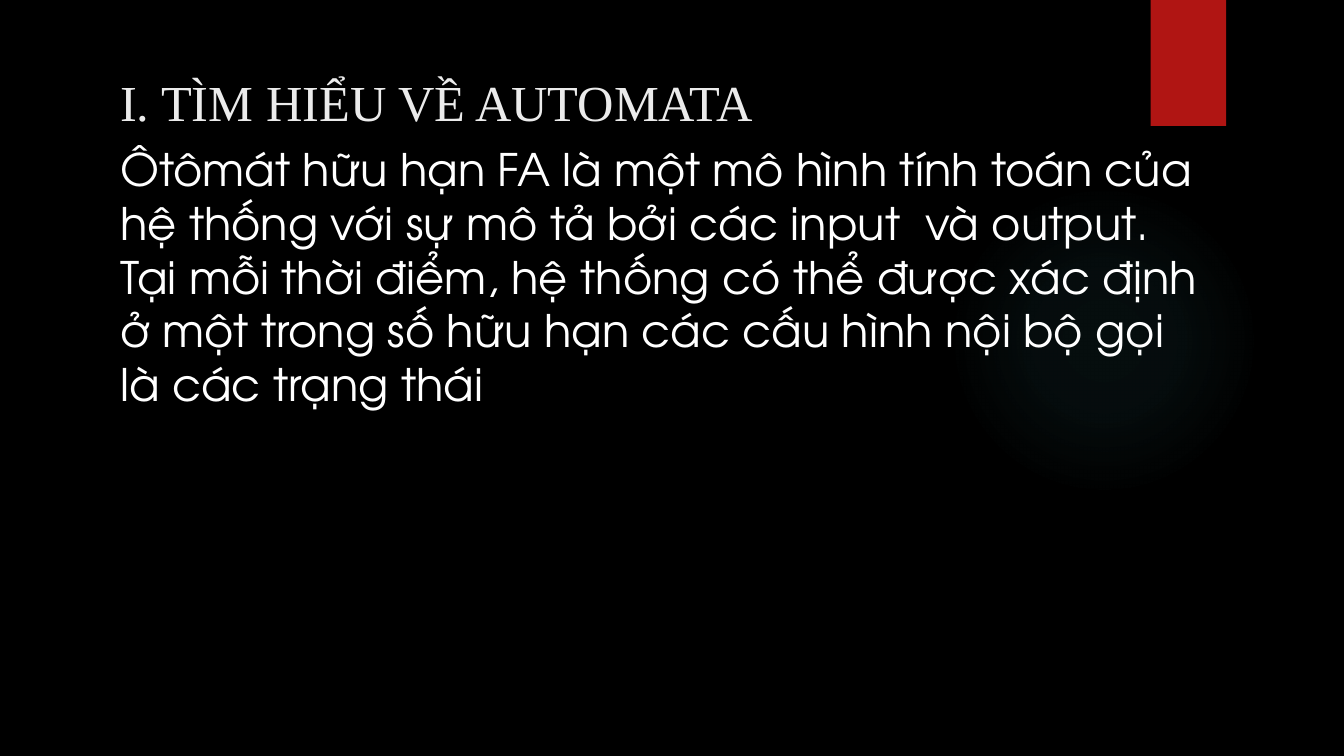
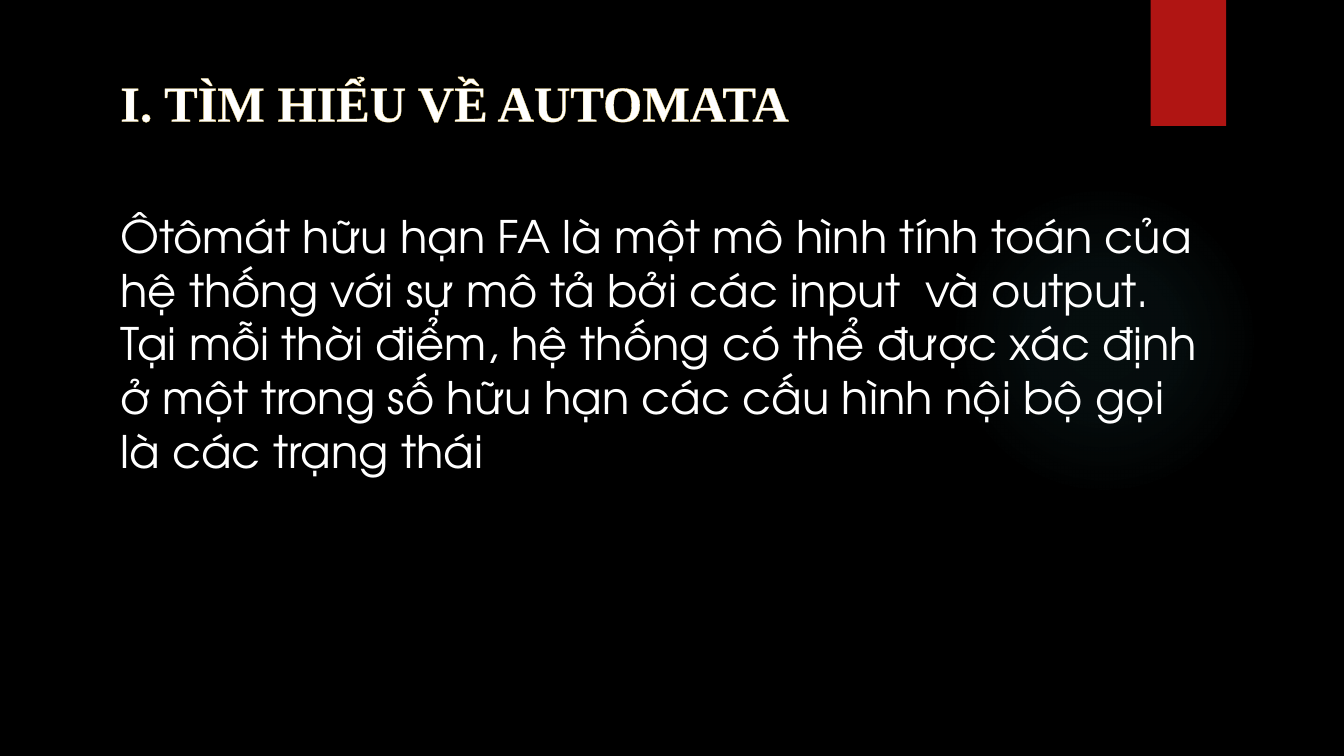
Before and after one commit to bahao113/TieuLuanNNHTvaTinhToan, a slide deck: slide 2 of bao cao.pptx. Drawn at 1344x756 pixels with LibreOffice and Linux fonts; fonts in the diff are those of the drawing; background and template pictures are left out. Boxes give left, top, right and bottom in pixels: in the first picture for what was removed or moved away, otherwise in the second. Text is boxed around its words. In the diff, an @@ line names an element or a change of style, - is before the commit and + after.

```diff
--- a/bao cao.pptx
+++ b/bao cao.pptx
@@ text "I. TÌM HIỂU VỀ AUTOMATA" at (x1=120, y1=82, x2=789, y2=123): text colour #EBEBEB to #FFFFFF, letter outline none to #F0D47F 0.52 pt, bold on @@
@@ subtitle "Ôtômát hữu hạn FA là ..." moved from (x1=120, y1=145, x2=1196, y2=411) to (x1=120, y1=212, x2=1196, y2=478) @@
```
Also in this commit, not shown: 8 other slides changed, 11 slides added, 1 slide removed.
